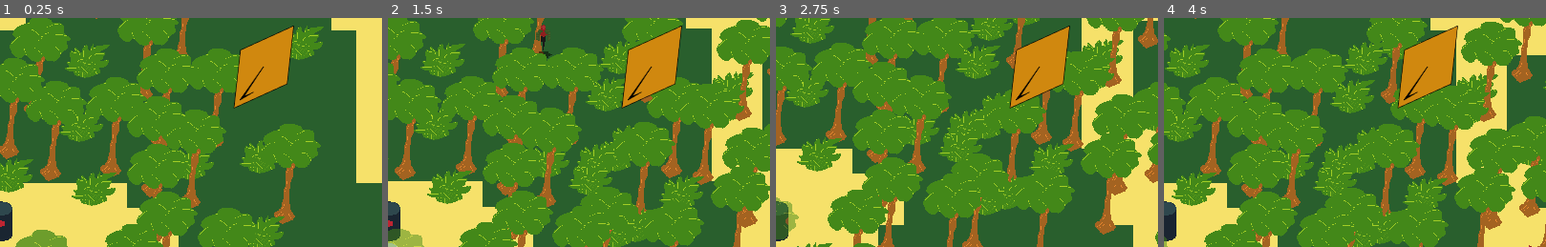
Above: before the commit, frames 1-4 (left to right).
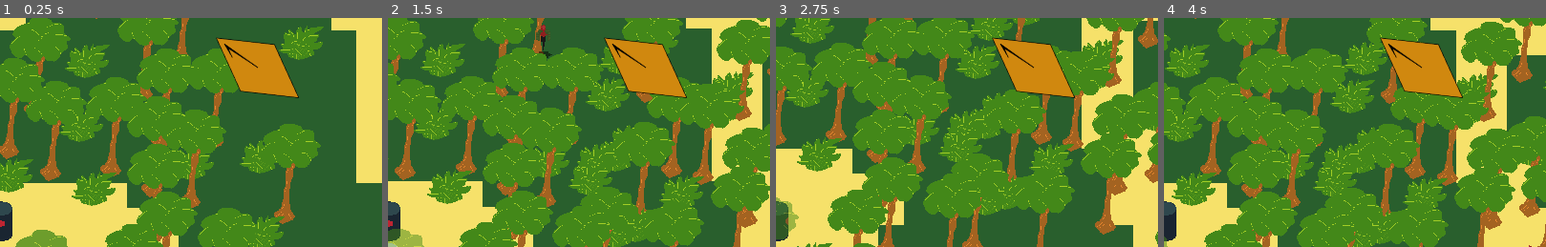
Above: after the commit, the same moments.

Repository: gamkedo-la/Jungle-Adventure
Game: Godot game, scene res://World.tscn
The game is run twice, just before and just after one commit, with the same random seed, the same clock (stepped at 60 frames per second) and the same inputs.
Inputs (mouse positions are % of the whole screen's width and height, from its top left):
- Up to frame 1 (0.25 s): no input
- Up to frame 2 (1.5 s): move the mouse to (72, 45) at 0.52 s; hold Right (ui_right) 0.53-1.28 s; tap C (action) at 0.6, 1.35 s; move the mouse to (30, 55) at 1.27 s; hold Down (ui_down) from 1.28 s (still down)
- Up to frame 3 (2.75 s): move the mouse to (60, 28) at 2.02 s; release Down (ui_down) at 2.03 s; hold Right (ui_right) from 2.03 s (still down); tap C (action) at 2.1 s
- Up to frame 4 (4 s): move the mouse to (45, 70) at 2.77 s; release Right (ui_right) at 2.78 s; hold Up (ui_up) 2.78-3.53 s; tap C (action) at 2.85, 3.6 s; move the mouse to (80, 65) at 3.52 s; hold Left (ui_left) from 3.53 s (still down)
The pictures show only the part of the screen within x 50-100%, y 3-53%; the shares and areas given below are measured in that part.

The runs differ from the first frame. In frame 1, 2.4% of the frame differs, in the area x 56-79%, y 3-40%; in frame 2, 2.4%; in frame 3, 2.4%; in frame 4, 2.4%.

Commit message:
Fixed compass rotation
- noticed previous issues w/ setting Needle.rotation property
- however, using rotate() method works fine
- also adjusted rotation by PI/2 rads

Diff:
--- a/Compass/Compass.gd
+++ b/Compass/Compass.gd
@@ -23,8 +23,7 @@
 		pointAt = get_global_mouse_position();
 
 	# Do some math to recalculate the Pointer orientation
-	#Needle.rotation = ( pointAt - Needle.position).angle() # Might need to add + PI / 2 here ??
-	Needle.look_at(pointAt);
+	Needle.rotate(Needle.get_angle_to(pointAt) + PI / 2)
 
 # Not sure what I've done wrong declaring these param
 #func SetNorthPosition(Position2D northPosition):
